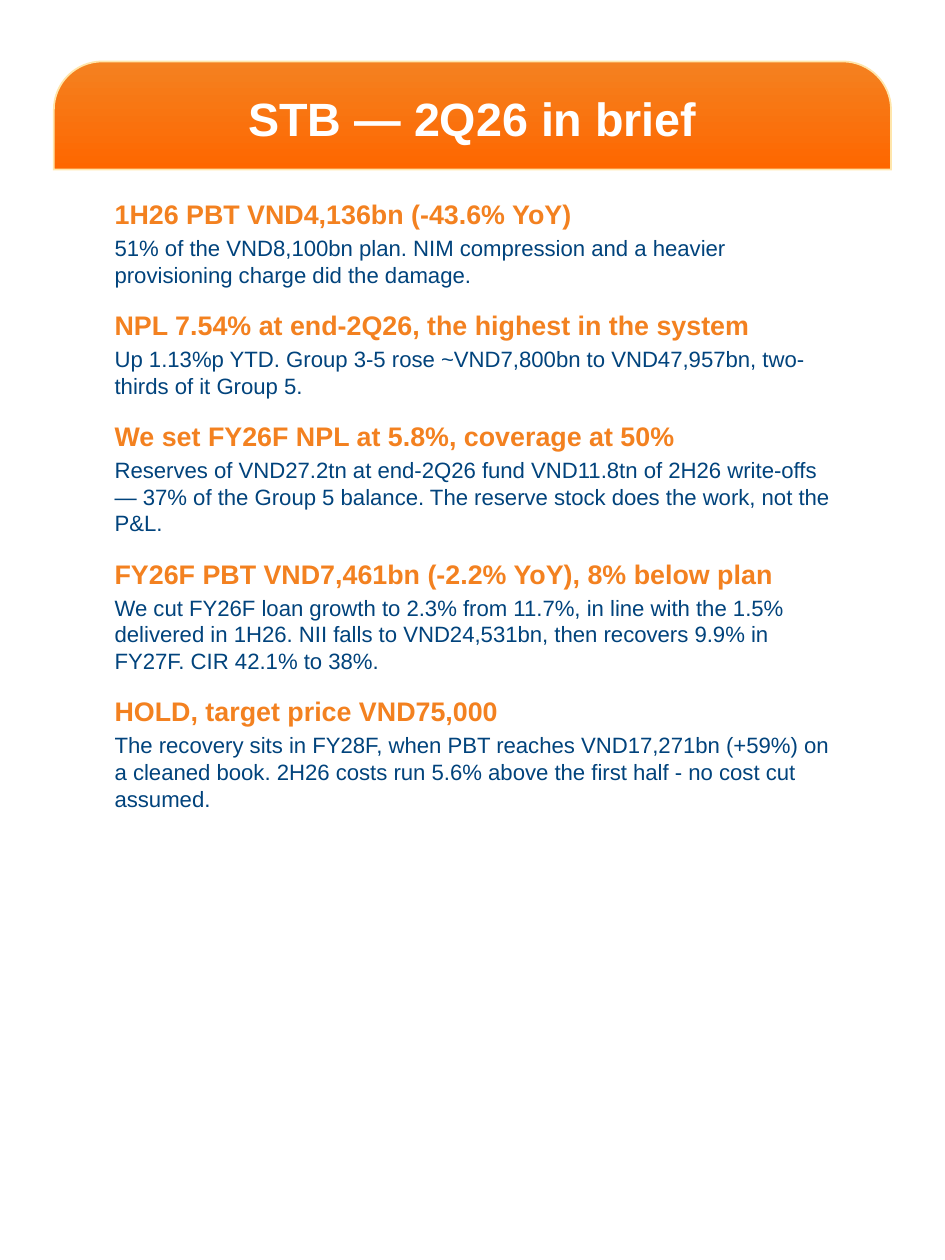
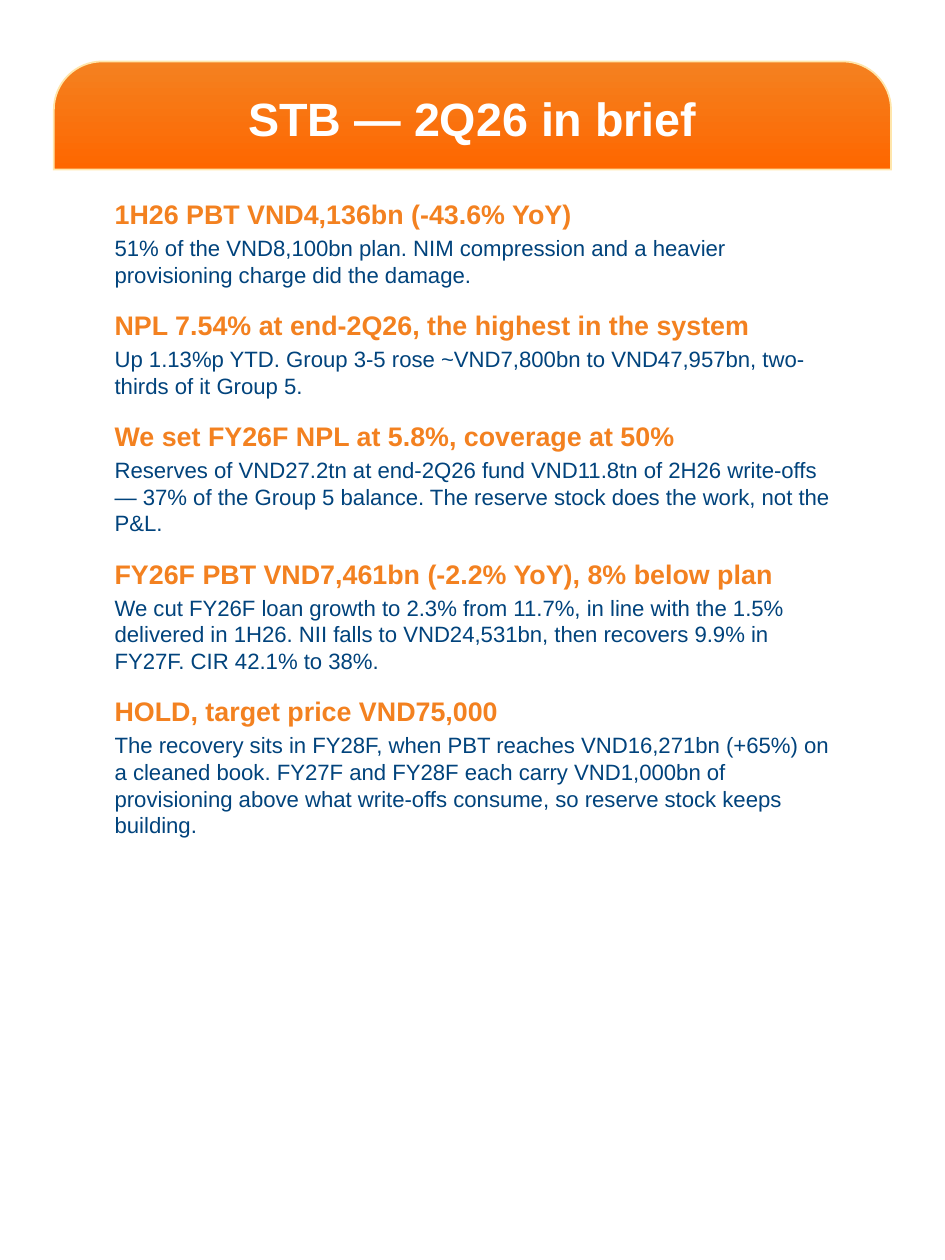
Before and after one commit to datquanton/verbose-guide, a slide deck: slide 2 of MASVN_Mobile_Report_STB_FPT_2Q26_EN_VN.pptx. Drawn at 945x1260 pixels with LibreOffice and Linux fonts; fonts in the diff are those of the drawing; background and template pictures are left out. Boxes give left, top, right and bottom in pixels: in the first picture for what was removed or moved away, otherwise in the second. Text is boxed around its words. In the diff, an @@ line names an element or a change of style, - is before the commit and + after.

```diff
--- a/MASVN_Mobile_Report_STB_FPT_2Q26_EN_VN.pptx
+++ b/MASVN_Mobile_Report_STB_FPT_2Q26_EN_VN.pptx
@@ text at box(115, 737, 829, 838): text changed @@
-The recovery sits in FY28F, when PBT reaches VND17,271bn (+59%) on a cleaned book. 2H26 costs run 5.6% above the first half - no cost cut assumed.
+The recovery sits in FY28F, when PBT reaches VND16,271bn (+65%) on a cleaned book. FY27F and FY28F each carry VND1,000bn of provisioning above what write-offs consume, so reserve stock keeps building.
```
Also in this commit, not shown: 7 other slides changed, 14 other files.
